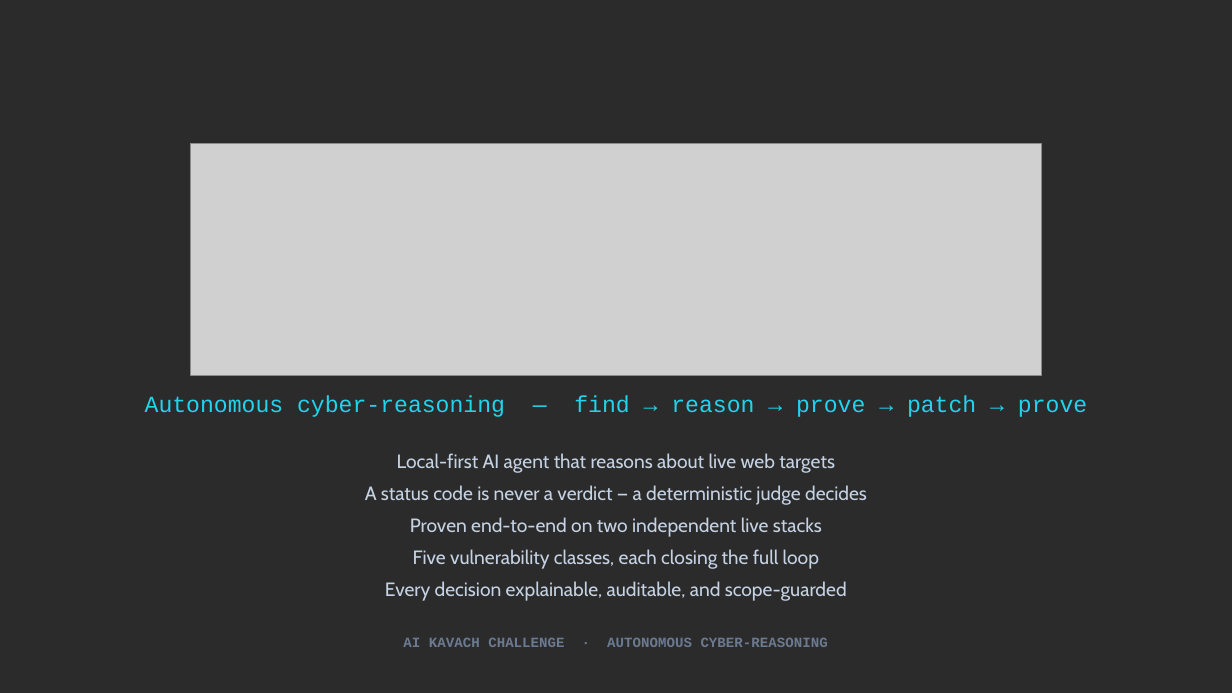
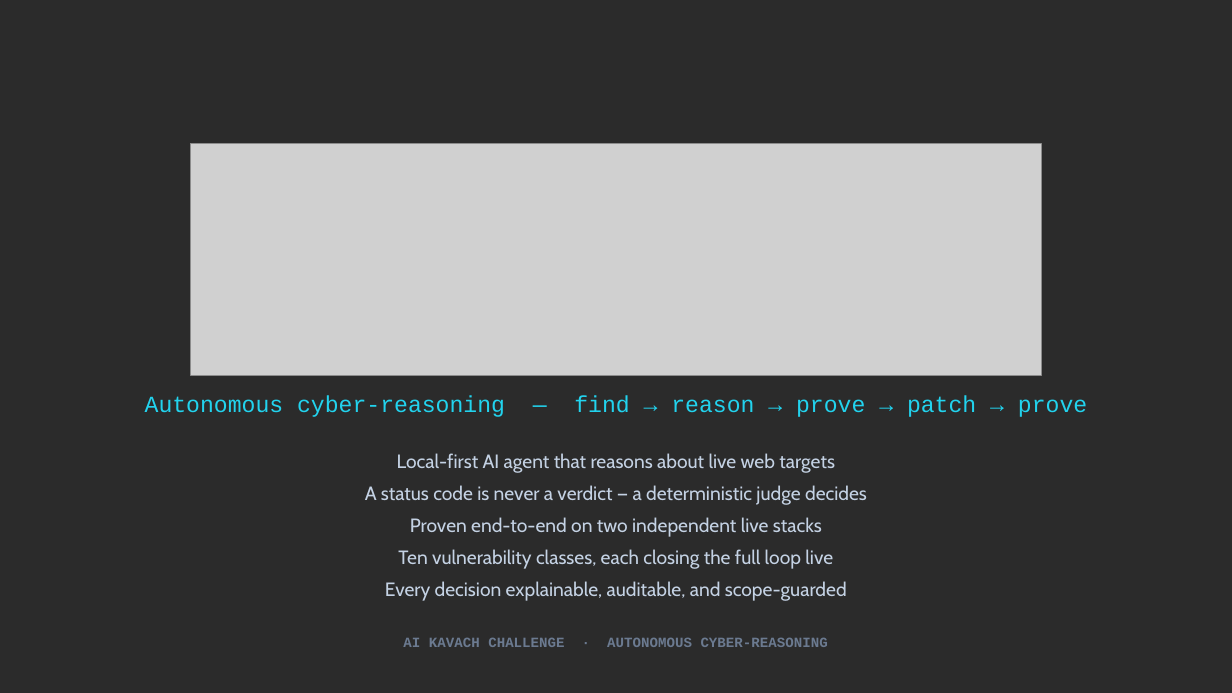
Before and after one commit to arjishnik-sketch/sentinel, a slide deck: slide 1 of deck/Sentinel_AI_Kavach.pptx. Drawn at 1232x693 pixels with LibreOffice and Linux fonts; fonts in the diff are those of the drawing; grey boxes stand for pictures; background and template pictures are left out; a plain dark background stands for a picture behind light text. Boxes give left, top, right and bottom in pixels: in the first picture for what was removed or moved away, otherwise in the second. Text is boxed around its words. In the diff, an @@ line names an element or a change of style, - is before the commit and + after.

```diff
--- a/deck/Sentinel_AI_Kavach.pptx
+++ b/deck/Sentinel_AI_Kavach.pptx
@@ text at [398,549,833,569]: text changed @@
-Five vulnerability classes, each closing the full loop
+Ten vulnerability classes, each closing the full loop live
```
Also in this commit, not shown: 27 other slides changed, 2 slides added, 1 other file.
